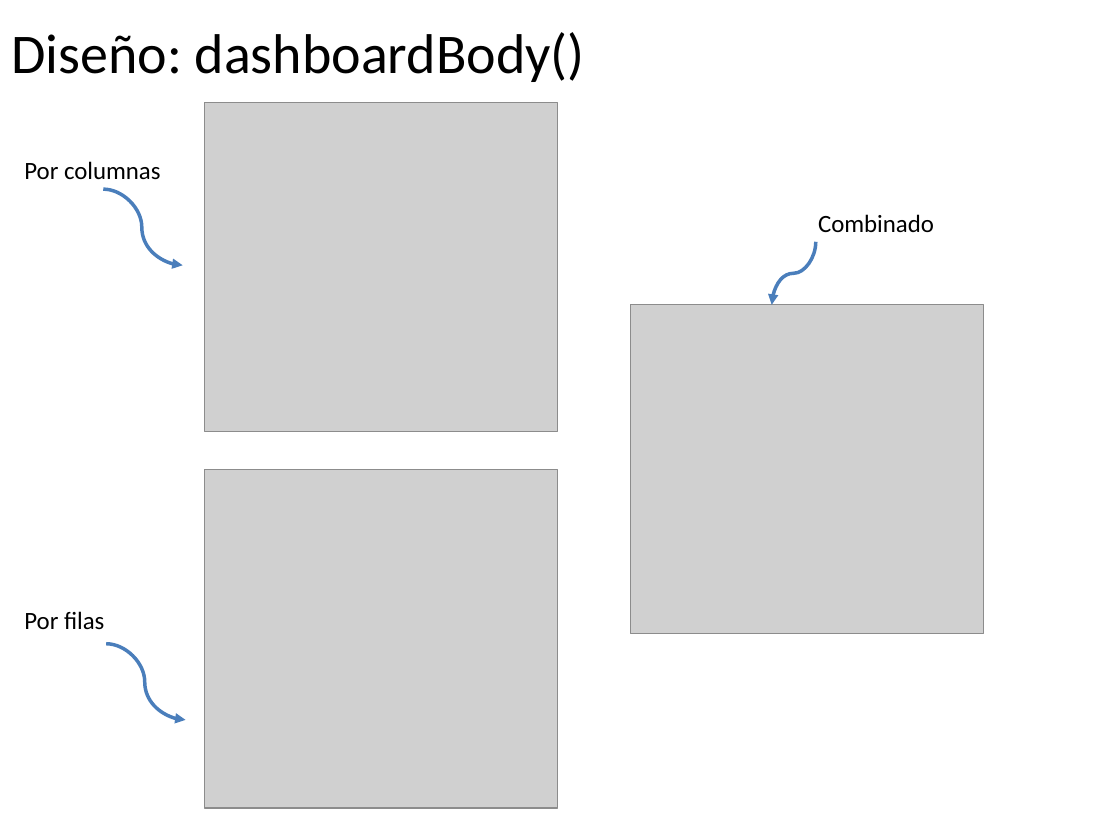
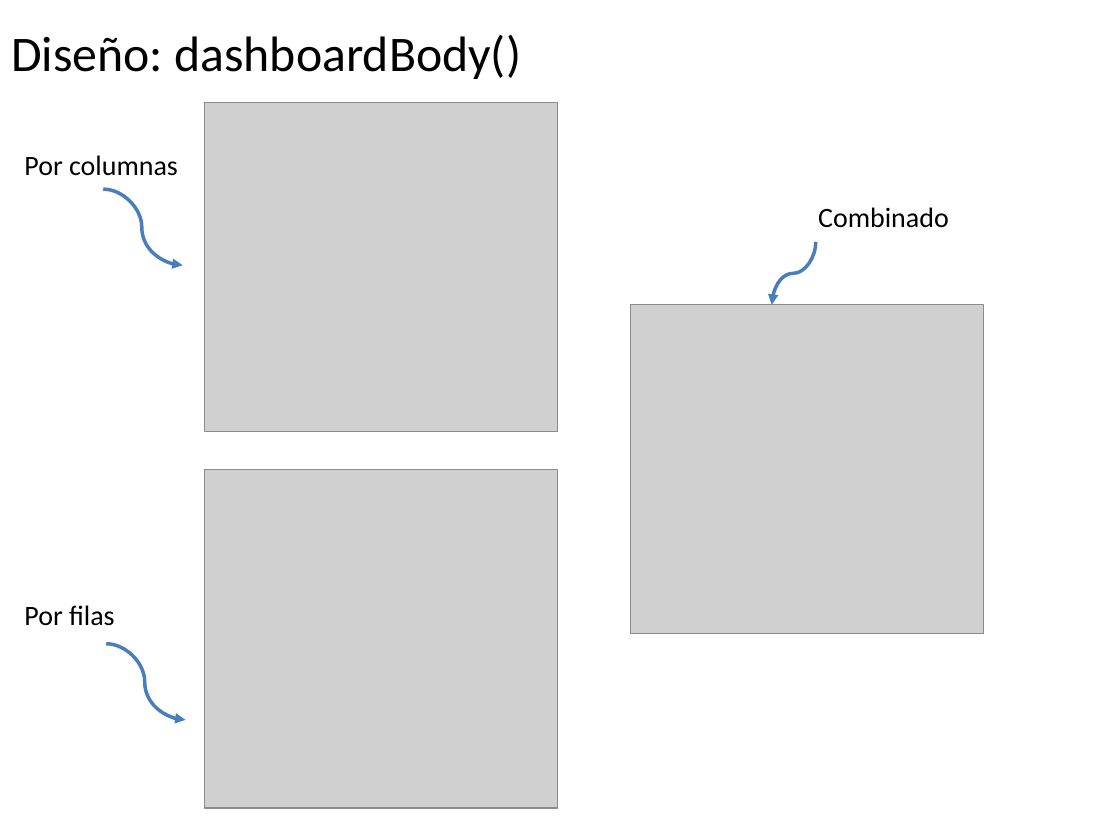
Before and after one commit to vburguete/taller_shiny, a slide deck: slide 9 of documentation/Shiny.pptx. Drawn at 1120x840 pixels with LibreOffice and Linux fonts; fonts in the diff are those of the drawing; grey boxes stand for pictures. Boxes give left, top, right and bottom in pixels: in the first picture for what was removed or moved away, otherwise in the second. Text is boxed around its words. In the diff, an @@ line names an element or a change of style, - is before the commit and + after.

```diff
--- a/documentation/Shiny.pptx
+++ b/documentation/Shiny.pptx
@@ text "Diseño: dashboardBody()" at (11, 35, 521, 79): size 36 to 32 pt @@
@@ text "Combinado": place and size @@
-text "Combinado" at (818, 214, 934, 232)
+text "Combinado" at (818, 207, 949, 228)
@@ size 16 to 18 pt in 3 elements at (818, 207, 949, 228), (24, 155, 178, 176), (24, 605, 115, 626) @@
```
Also in this commit, not shown: 9 other slides changed, 5 slides added, 1 slide removed.
